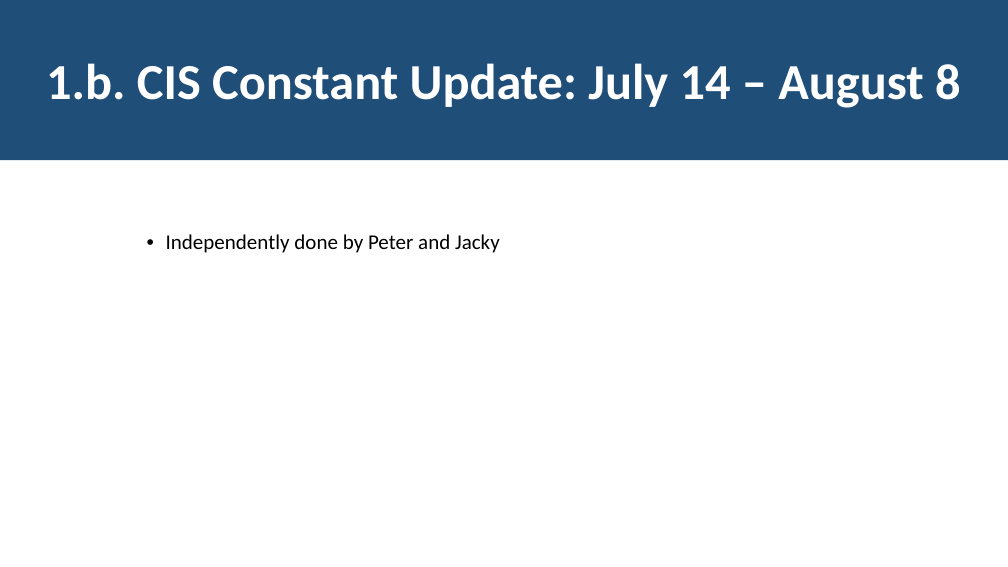
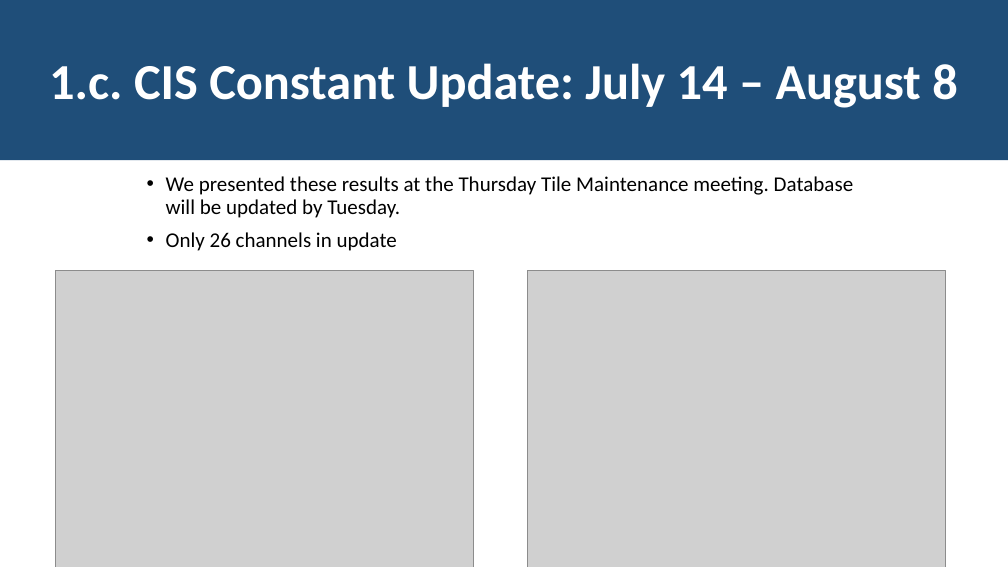
Before and after one commit to JackyMYL/Tile-CIS-group, a slide deck: slide 6 of Chicago Reports/08-15-2022_Jacky&Peter.pptx (slide 4 before the commit). Drawn at 1008x567 pixels with LibreOffice and Linux fonts; fonts in the diff are those of the drawing; grey boxes stand for pictures. Boxes give left, top, right and bottom in pixels: in the first picture for what was removed or moved away, otherwise in the second. Text is boxed around its words. In the diff, an @@ line names an element or a change of style, - is before the commit and + after.

Commit message:
Expanded CIS constant section

```diff
--- a/Chicago Reports/08-15-2022_Jacky&Peter.pptx
+++ b/Chicago Reports/08-15-2022_Jacky&Peter.pptx
@@ text in rectangle at box(49, 63, 957, 108): text changed @@
-1.b. CIS Constant Update: July 14 – August 8
+1.c. CIS Constant Update: July 14 – August 8
@@ text at box(166, 176, 854, 251): text changed @@
-• Independently done by Peter and Jacky
+• We presented these results at the Thursday Tile Maintenance meeting. Database will be updated by Tuesday.
+• Only 26 channels in update
@@ picture added at box(56, 270, 474, 567) @@
@@ picture added at box(528, 270, 946, 567) @@
```
Also in this commit, not shown: 4 other slides changed, 5 slides added.
